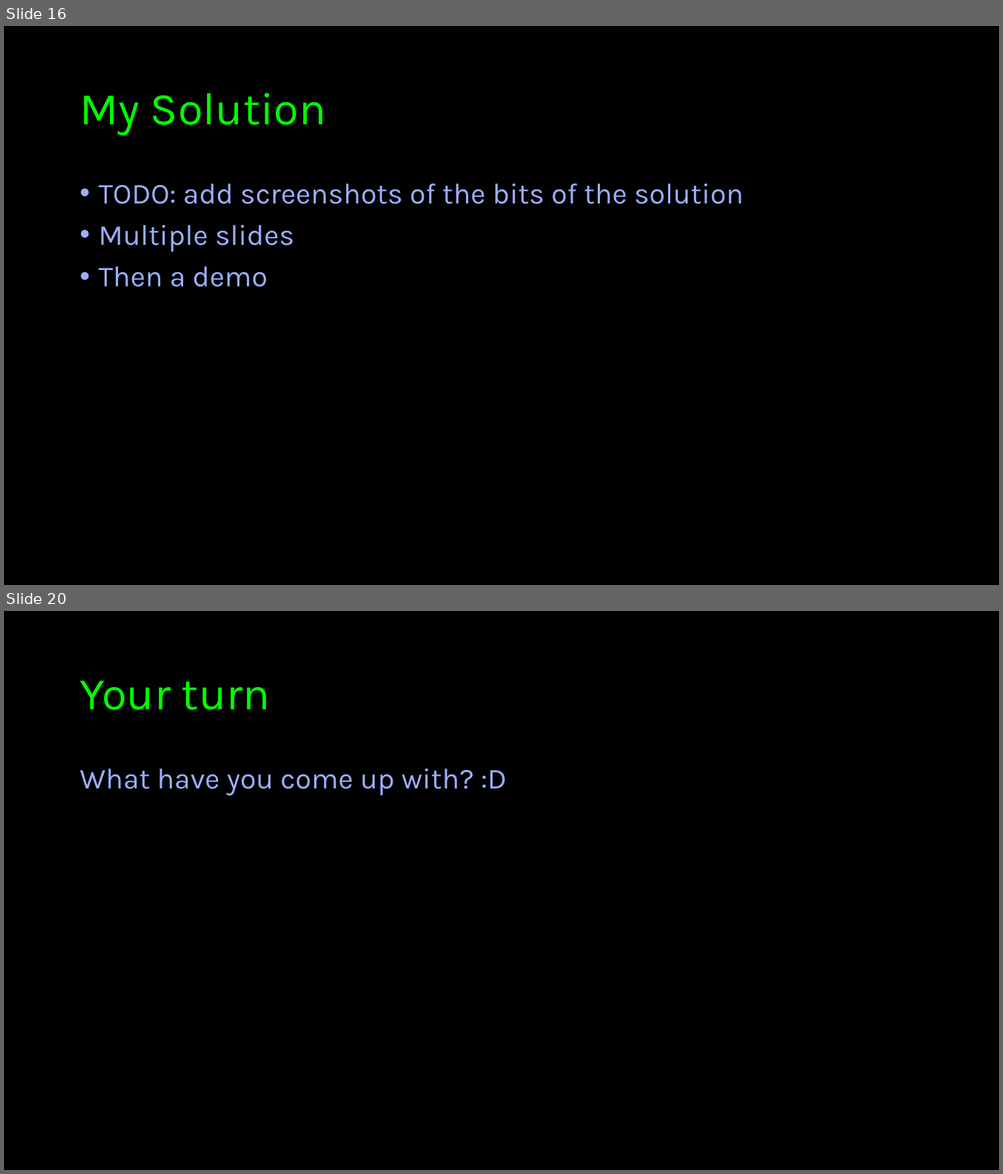
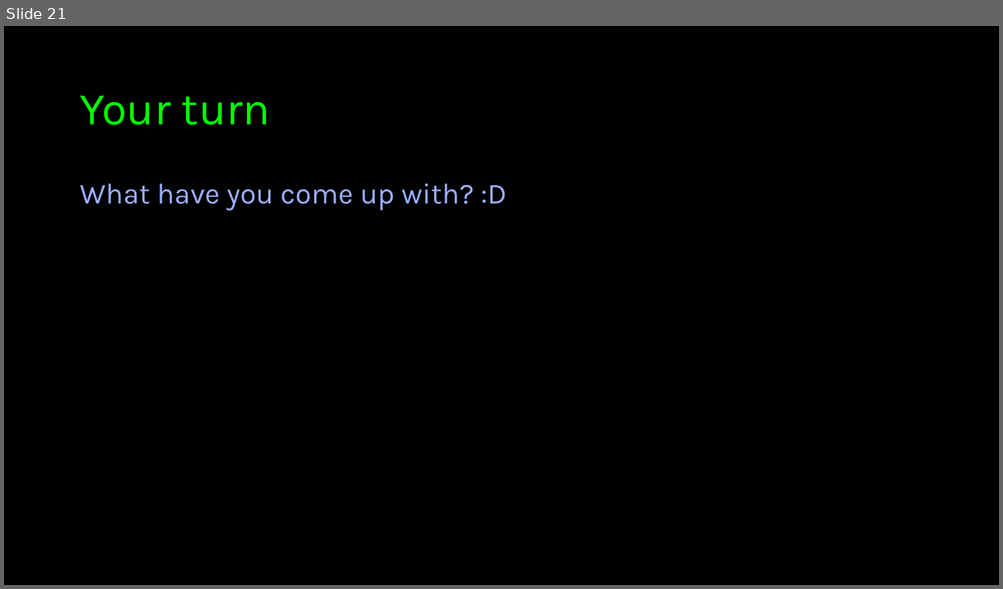
Before and after one commit to imperialcybersoc/cs102-timing_attacks, a slide deck: cs102-timing_attacks.pptx. Shown one above the other, each under a label of ours: slides 16 and 20 before the commit, slide 21 after it; the slides between them are not shown. The pictures are 1003x1174 and 1003x589 pixels, drawn with LibreOffice and Linux fonts; fonts in the diff are those of the drawing; background and template pictures are left out. Boxes give left, top, right and bottom in pixels: in the first picture for what was removed or moved away, otherwise in the second. Text is boxed around its words. In the diff, an @@ line names an element or a change of style, - is before the commit and + after.

```diff
--- a/cs102-timing_attacks.pptx
+++ b/cs102-timing_attacks.pptx
@@ slide 16 removed at [4,26,999,585], background #000000 @@
@@ title removed at [79,93,327,136] @@
-My Solution
@@ text removed at [99,184,743,287] @@
-• TODO: add screenshots of the bits of the solution
-• Multiple slides
-• Then a demo
@@ what was slide 20 is now slide 21 @@
```
Also in this commit, not shown: 4 slides changed, 5 slides added, 3 other slides removed.
